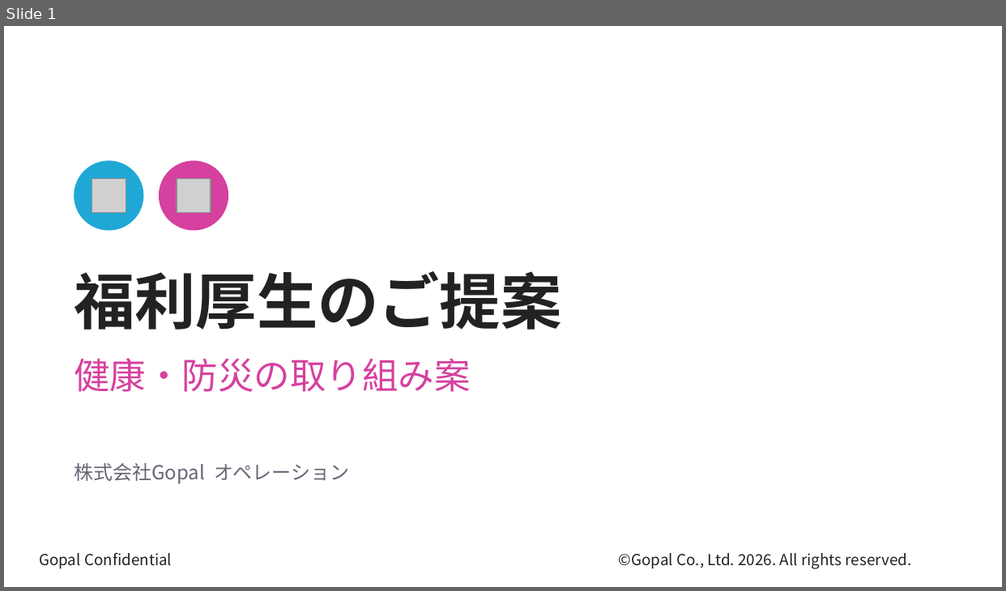
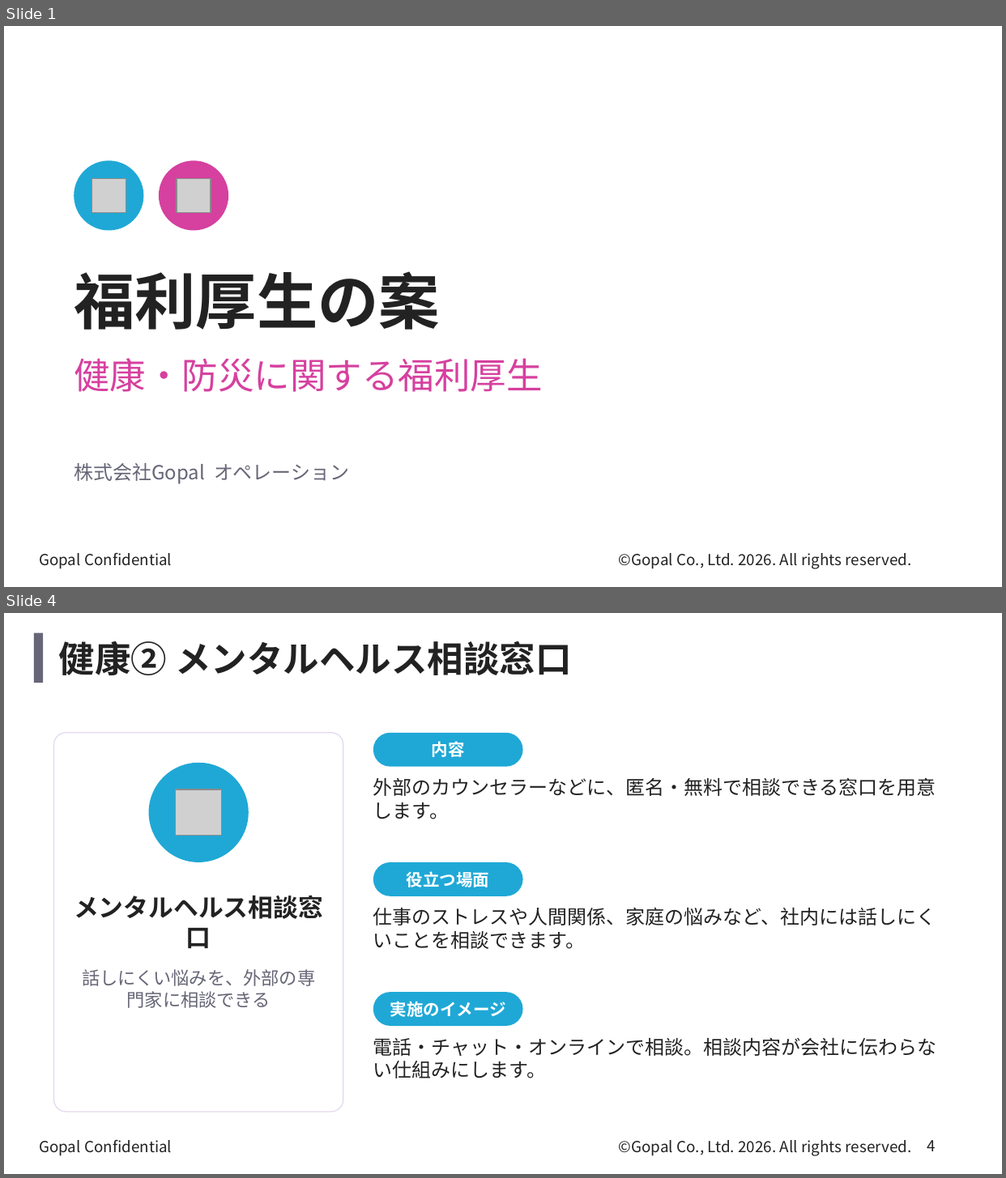
Before and after one commit to kagayugopal-eng/tamu, a slide deck: deck/welfare_health_disaster.pptx. Shown one above the other, each under a label of ours: slide 1 before the commit, slides 1 and 4 after it; the slides between them are not shown. The pictures are 1006x591 and 1006x1178 pixels, drawn with LibreOffice and Linux fonts; fonts in the diff are those of the drawing; grey boxes stand for pictures; background and template pictures are left out. Boxes give left, top, right and bottom in pixels: in the first picture for what was removed or moved away, otherwise in the second. Text is boxed around its words. In the diff, an @@ line names an element or a change of style, - is before the commit and + after.

```diff
--- a/deck/welfare_health_disaster.pptx
+++ b/deck/welfare_health_disaster.pptx
@@ slide 4 added at bbox=[4, 613, 1002, 1174], background picture (left out); not listed: 2 template elements that a slide beside it also shows @@
@@ rectangle added at bbox=[34, 633, 43, 683], fill #666677 @@
@@ title added at bbox=[59, 641, 572, 675], 26 pt, text #222222, bold @@
+健康② メンタルヘルス相談窓口
@@ rounded rectangle added at bbox=[54, 733, 343, 1112], fill #FFFFFF at 85% opacity, outline #E4D9EE 0.75 pt @@
@@ rounded rectangle added at bbox=[373, 733, 523, 767], fill #1FA8D6 @@
@@ text added at bbox=[432, 741, 465, 757], 12 pt, text #FFFFFF, bold @@
+内容
@@ ellipse added at bbox=[149, 763, 249, 862], fill #1FA8D6 @@
@@ text added at bbox=[373, 778, 936, 820], 14 pt, text #222222 @@
+外部のカウンセラーなどに、匿名・無料で相談できる窓口を用意します。
@@ picture added at bbox=[176, 790, 222, 836] @@
@@ rounded rectangle added at bbox=[373, 862, 523, 897], fill #1FA8D6 @@
@@ text added at bbox=[407, 871, 490, 888], 12 pt, text #FFFFFF, bold @@
+役立つ場面
@@ text added at bbox=[74, 895, 323, 948], 18 pt, text #222222, bold @@
+メンタルヘルス相談窓口
@@ text added at bbox=[373, 907, 936, 949], 14 pt, text #222222 @@
+仕事のストレスや人間関係、家庭の悩みなど、社内には話しにくいことを相談できます。
@@ text added at bbox=[82, 969, 315, 1008], 13 pt, text #666677 @@
+話しにくい悩みを、外部の専門家に相談できる
@@ rounded rectangle added at bbox=[373, 992, 523, 1026], fill #1FA8D6 @@
@@ text added at bbox=[390, 1001, 506, 1017], 12 pt, text #FFFFFF, bold @@
+実施のイメージ
@@ text added at bbox=[373, 1037, 937, 1079], 14 pt, text #222222 @@
+電話・チャット・オンラインで相談。相談内容が会社に伝わらない仕組みにします。
@@ page number added at bbox=[927, 1140, 935, 1152], 11 pt, text #222222 @@
+4
@@ slide 1 changed as well @@
@@ text at bbox=[74, 271, 440, 330]: text changed @@
-福利厚生のご提案
+福利厚生の案
@@ text at bbox=[74, 358, 543, 392]: text changed @@
-健康・防災の取り組み案
+健康・防災に関する福利厚生
```
Also in this commit, not shown: 2 other slides changed, 11 other slides added, 5 slides removed, 1 other file.
